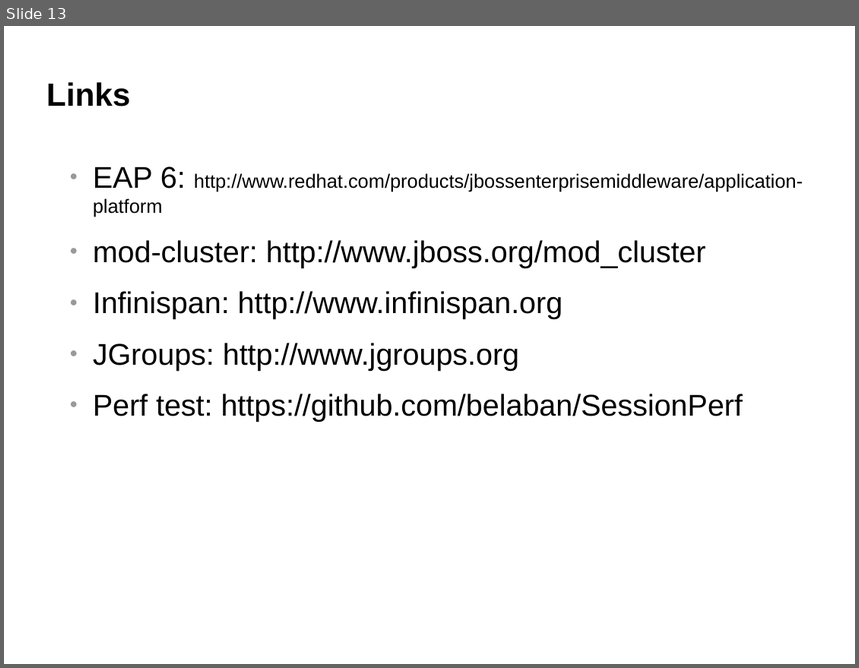
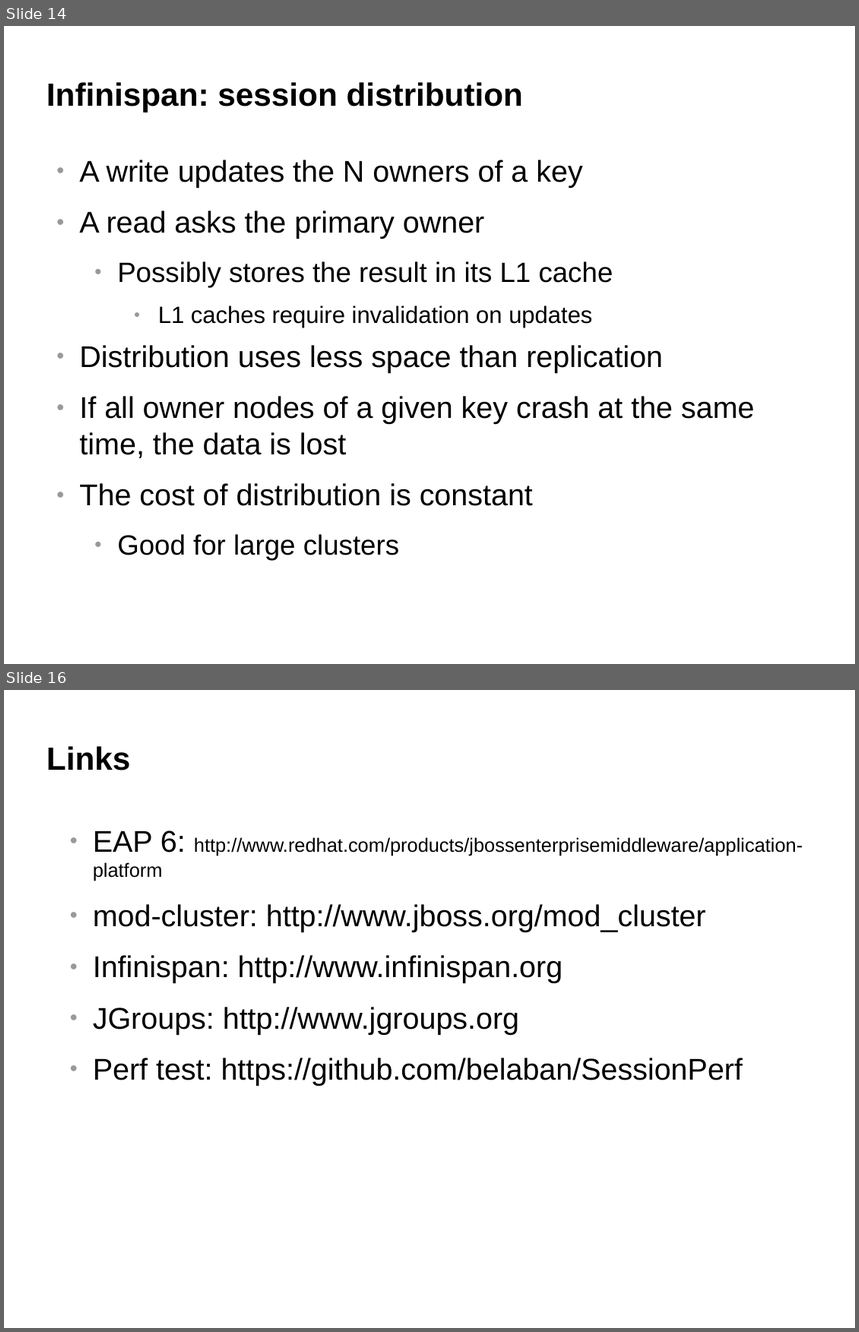
Before and after one commit to belaban/SessionPerf, a slide deck: docs/jbw2012.odp. Shown one above the other, each under a label of ours: slide 13 before the commit, slides 14 and 16 after it; the slides between them are not shown. The pictures are 859x668 and 859x1332 pixels, drawn with LibreOffice and Linux fonts; fonts in the diff are those of the drawing; background and template pictures are left out. Boxes give left, top, right and bottom in pixels: in the first picture for what was removed or moved away, otherwise in the second. Text is boxed around its words. In the diff, an @@ line names an element or a change of style, - is before the commit and + after.

```diff
--- a/docs/jbw2012.odp
+++ b/docs/jbw2012.odp
@@ slide 14 added at <box>4,26,855,664</box>, background #FFFFFF @@
@@ title added at <box>47,82,523,113</box>, 30 pt, text #000000, bold @@
+Infinispan: session distribution
@@ text added at <box>79,160,754,560</box>, 28 pt, text #000000 @@
+● A write updates the N owners of a key
+● A read asks the primary owner
+  ● Possibly stores the result in its L1 cache
+    ● L1 caches require invalidation on updates
+● Distribution uses less space than replication
+● If all owner nodes of a given key crash at the same time, the data is lost
+● The cost of distribution is constant
+  ● Good for large clusters
@@ what was slide 13 is now slide 16 @@
```
Also in this commit, not shown: 2 slides changed, 2 other slides added.
